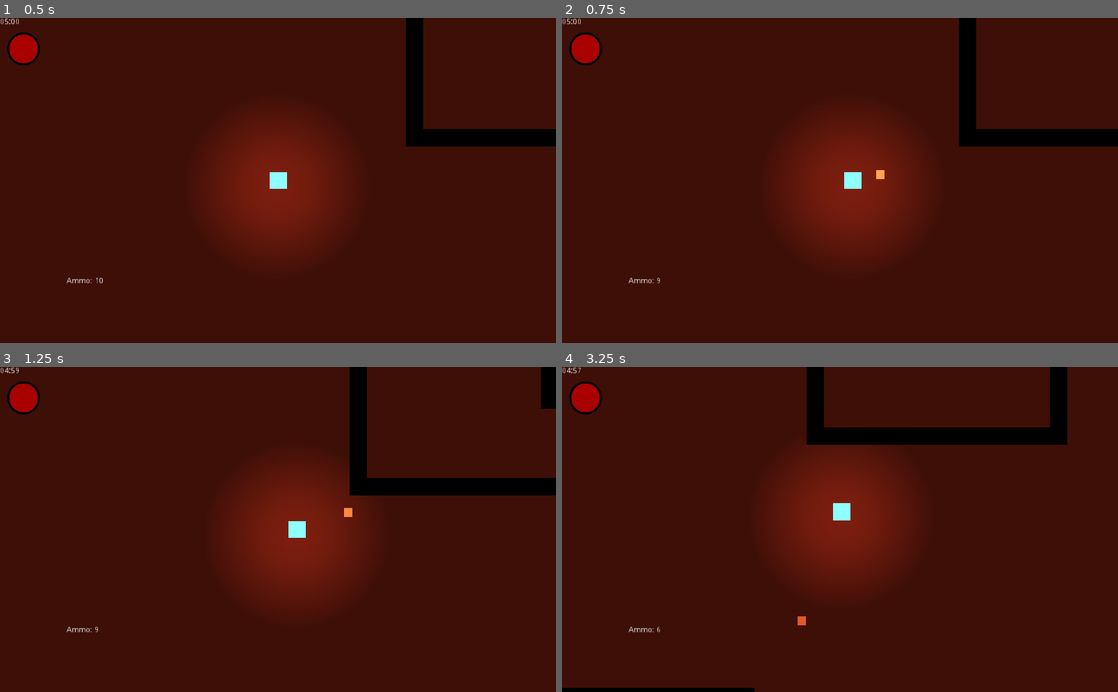
Above: before the commit, frames 1-4 (two rows, left to right).
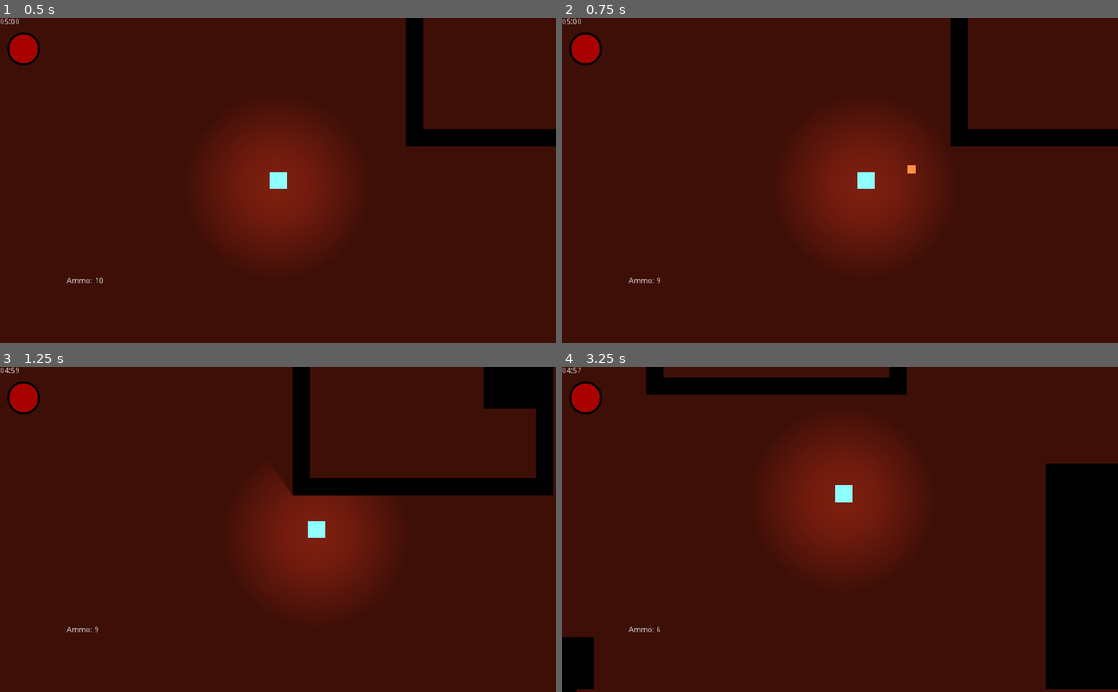
Above: after the commit, the same moments.

Repository: quiet-night-studio/redemption
Game: Godot game, scene res://scenes/Level.tscn
Two runs of this game, one before a commit and one after it. Both use one fixed random seed, a clock stepped at 60 frames per second and the inputs below.
Inputs (mouse positions are in pixels of both pictures, inside the frame that each line leads up to):
- Up to frame 1 (0.5 s): no input
- Up to frame 2 (0.75 s): tap Enter at 0.5 s; move the mouse to (962, 164) at 0.52 s; hold Right (ui_right) from 0.53 s (still down); click (962, 164) at 0.6 s
- Up to frame 3 (1.25 s): keep holding Right (ui_right)
- Up to frame 4 (3.25 s): move the mouse to (728, 545) at 1.27 s; release Right (ui_right) at 1.28 s; hold Down (ui_down) 1.28-2.03 s; click (728, 545) at 1.35 s; move the mouse to (895, 458) at 2.02 s; hold Right (ui_right) 2.03-2.78 s; click (895, 458) at 2.1 s; move the mouse to (812, 594) at 2.77 s; hold Up (ui_up) from 2.78 s (still down); click (812, 594) at 2.85 s

Frame 1 is identical in both runs. In frame 2, 1.4% of the frame differs, in the area x 50-75%, y 0-53%; in frame 3, 5.3%; in frame 4, 17%, in the area x 0-100%, y 0-100%.

Commit message:
increase player and bullet speed

Diff:
--- a/scripts/Bullet.gd
+++ b/scripts/Bullet.gd
@@ -1,7 +1,7 @@
 extends RigidBody2D
 
 var lifetime = 2
-var speed = 300
+var speed = 800
 
 func _physics_process(delta):
 	lifetime -= delta
--- a/scripts/Player.gd
+++ b/scripts/Player.gd
@@ -14,7 +14,7 @@
 var taking_aura_damage := false
 var total_aura_damage := 0
 
-var speed := 200
+var speed := 400
 var reload_interval := 3
 var current_state = State.NORMAL
 
